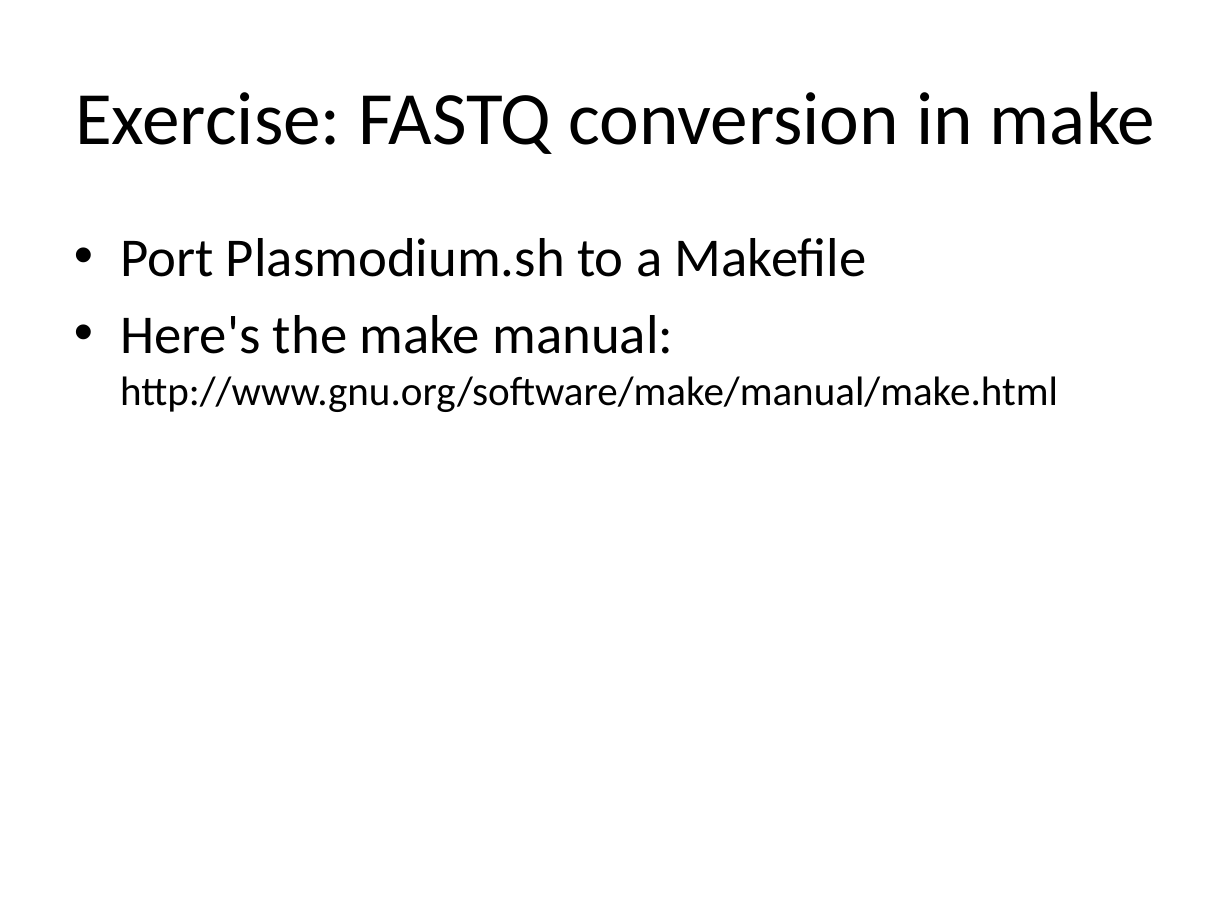
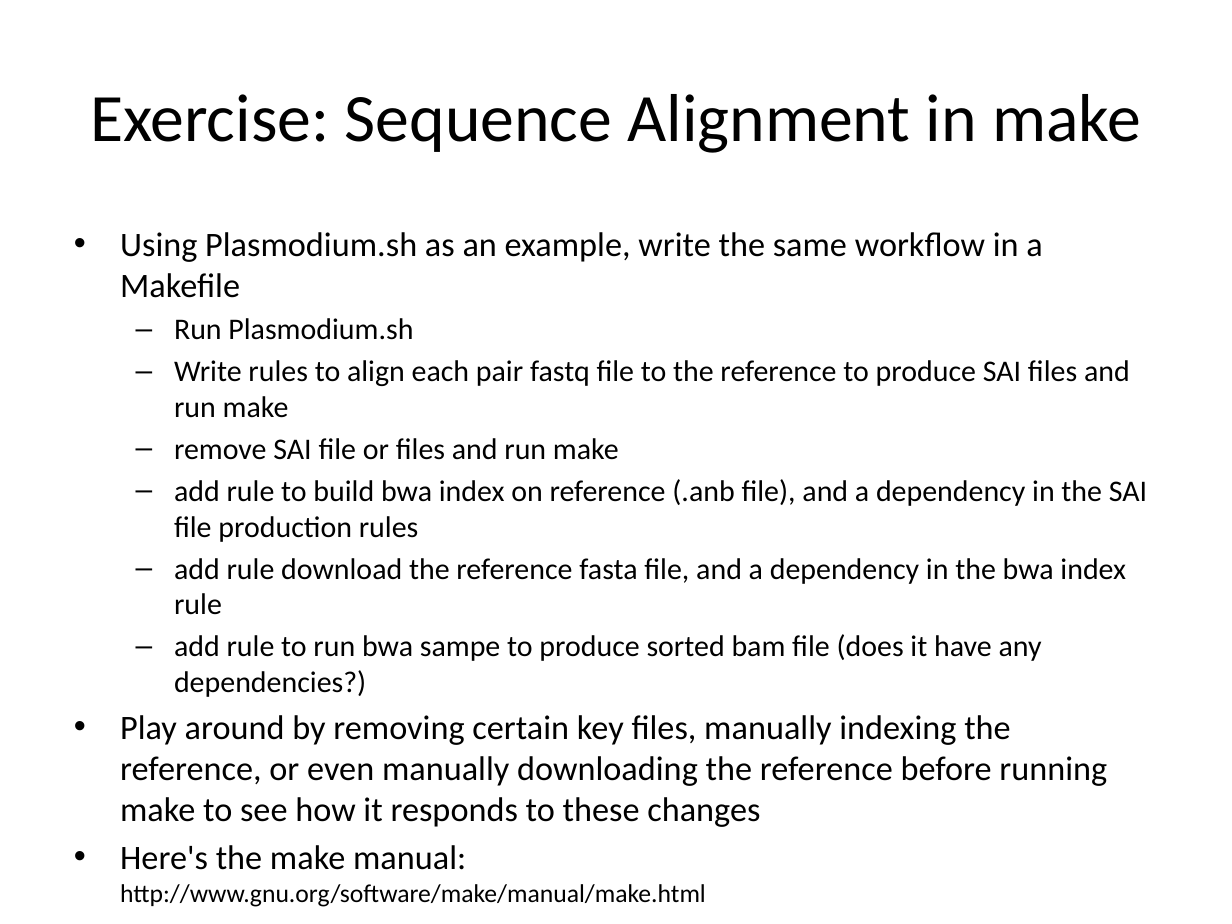
Before and after one commit to rvosa/ngs-workflows, a slide deck: slide 10 of doc/slides/day3/session2/Make.pptx. Drawn at 1232x924 pixels with LibreOffice and Linux fonts; fonts in the diff are those of the drawing. Boxes give left, top, right and bottom in pixels: in the first picture for what was removed or moved away, otherwise in the second. Text is boxed around its words. In the diff, an @@ line names an element or a change of style, - is before the commit and + after.

Commit message:
TODO: answer questions, and discuss pattern rules

```diff
--- a/doc/slides/day3/session2/Make.pptx
+++ b/doc/slides/day3/session2/Make.pptx
@@ title at (x1=90, y1=94, x2=1141, y2=153): text changed; size 44 to 39.6 pt @@
-Exercise: FASTQ conversion in make
+Exercise: Sequence Alignment in make
@@ text at (x1=120, y1=232, x2=1147, y2=827): text changed; size 32 to 17.5 pt @@
-• Port Plasmodium.sh to a Makefile
+• Using Plasmodium.sh as an example, write the same workflow in a Makefile
+  – Run Plasmodium.sh
+  – Write rules to align each pair fastq file to the reference to produce SAI files and run make
+  – remove SAI file or files and run make
+  – add rule to build bwa index on reference (.anb file), and a dependency in the SAI file production rules
+  – add rule download the reference fasta file, and a dependency in the bwa index rule
+  – add rule to run bwa sampe to produce sorted bam file (does it have any dependencies?)
+• Play around by removing certain key files, manually indexing the reference, or even manually downloading the reference before running make to see how it responds to these changes
@@ text at (x1=120, y1=845, x2=706, y2=907): size 32 to 20 pt in "Here's the make manual:"; size 24 to 15 pt in "http://www.gnu.org/software/make/manual/make.html"; less space between paragraphs @@
```
Also in this commit, not shown: 1 other slide changed, 4 slides added, 4 slides removed.
